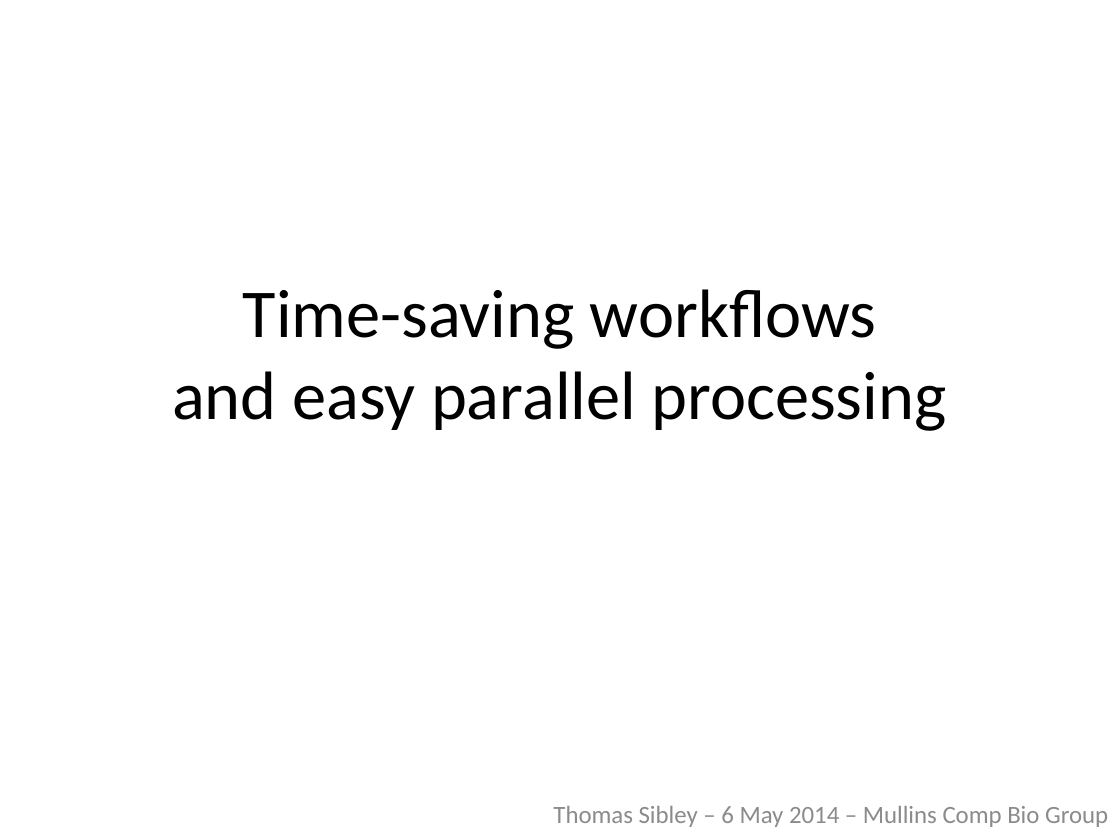
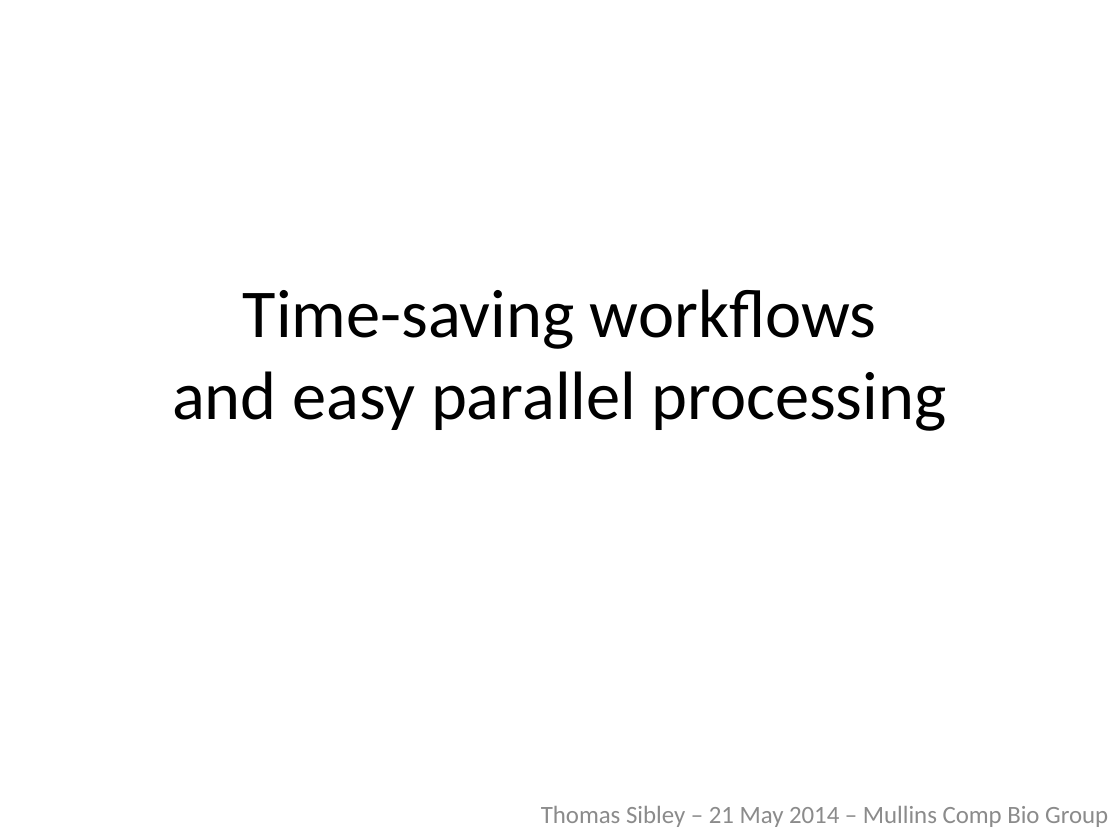
Before and after one commit to tsibley/Workflows-and-Parallel-Processing, a slide deck: slide 1 of CBG-2014-05-06.pptx. Drawn at 1120x840 pixels with LibreOffice and Linux fonts; fonts in the diff are those of the drawing. Boxes give left, top, right and bottom in pixels: in the first picture for what was removed or moved away, otherwise in the second. Text is boxed around its words. In the diff, an @@ line names an element or a change of style, - is before the commit and + after.

```diff
--- a/CBG-2014-05-06.pptx
+++ b/CBG-2014-05-06.pptx
@@ subtitle at bbox=[541, 806, 1108, 827]: text changed @@
-Thomas Sibley – 6 May 2014 – Mullins Comp Bio Group
+Thomas Sibley – 21 May 2014 – Mullins Comp Bio Group
```
Also in this commit, not shown: 11 other slides changed, 5 slides added.
